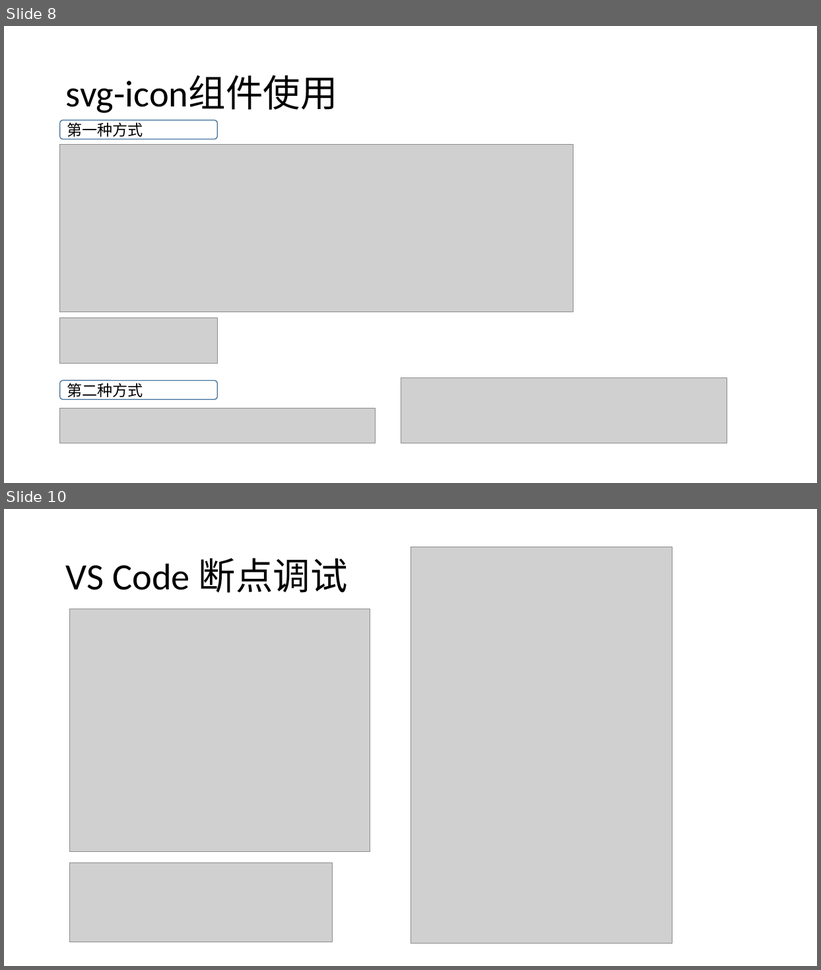
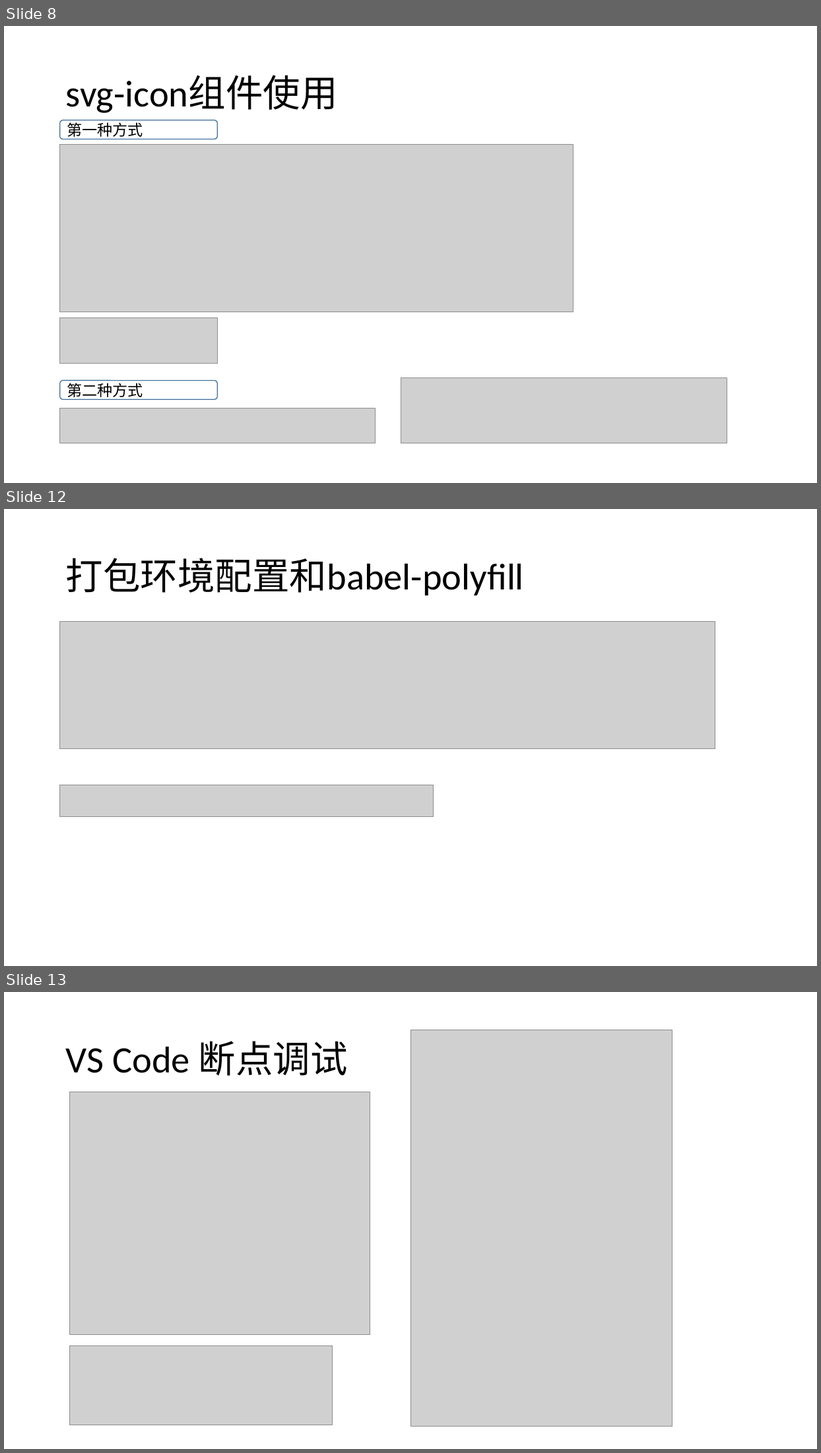
Before and after one commit to liwenxin-jam/vuecli3-starter, a slide deck: doc/vue-cli3.pptx. Shown one above the other, each under a label of ours: slides 8 and 10 before the commit, slides 8, 12 and 13 after it; the slides between them are not shown. The pictures are 821x970 and 821x1453 pixels, drawn with LibreOffice and Linux fonts; fonts in the diff are those of the drawing; grey boxes stand for pictures. Boxes give left, top, right and bottom in pixels: in the first picture for what was removed or moved away, otherwise in the second. Text is boxed around its words. In the diff, an @@ line names an element or a change of style, - is before the commit and + after.

```diff
--- a/doc/vue-cli3.pptx
+++ b/doc/vue-cli3.pptx
@@ slide 12 added at bbox=[4, 509, 817, 966], background #FFFFFF @@
@@ title added at bbox=[66, 558, 524, 595], 44 pt, text #000000 @@
+打包环境配置和babel-polyfill
@@ picture added at bbox=[60, 622, 716, 749] @@
@@ picture added at bbox=[60, 785, 434, 817] @@
@@ what was slide 10 is now slide 13 @@
```
Also in this commit, not shown: 3 other slides added, 2 slides removed, 11 other files.
